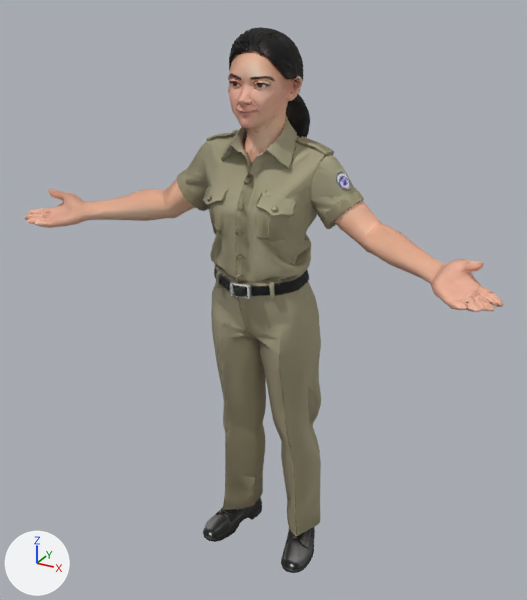
The glTF model assets/people/lite/security-lite.glb, before and after one commit.
Rendered twice from a 50 mm lens placed at (1.113, -1.975, 2.028), pointed at (0.008, 0.034, 1.023). The lights are fixed; the arrows at lower left show +X, +Y and +Z. The older version comes first. Vertices at exactly the same position are counted once.

Script lines for the objects in view, before the commit:
```python
me_model_030 = bpy.data.meshes.new('model.030')
me_model_030.from_pydata(...)  # 27287 vertices, 30000 faces; spans x -0.83..0.83, y -0.24..0.24, z 0.0..1.9
me_model_030.materials.append(mat_face)  # picture img_skin_face_diffuse
ob_facemesh = bpy.data.objects.new('FaceMesh', me_model_030)
ob_facemesh.location = (0.0, 0.0, 0.0)
```
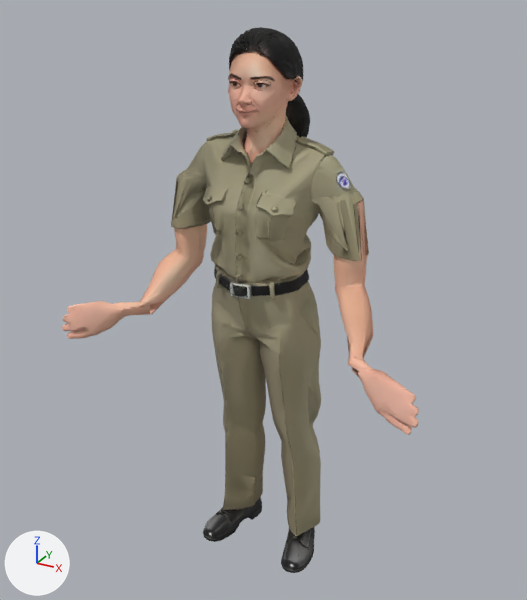
Boxes [x1, y1, x2, y2] around the edits, measured in the pictures (527 x 600 px; the box of a moved part takes in the faces that stretch with it):
'FaceMesh', reshaped (25% narrower): before [24, 27, 503, 573]; after [62, 27, 419, 573]
part 1 of me_model_030, moved or reshaped: before [24, 207, 53, 228]; after [62, 304, 104, 339]
part 2 of me_model_030, moved or reshaped: before [292, 196, 503, 343]; after [292, 196, 419, 435]
part 3 of me_model_030, moved or reshaped: before [29, 175, 229, 227]; after [68, 175, 227, 334]

What changed in the scene script:
```text
Change me_model_030:
    used by ob_facemesh; location = (0.0, 0.0, 0.0)
    remove me_model_030.from_pydata(...)  # 27287 vertices, 30000 faces; spans x -0.83..0.83, y -0.24..0.24, z 0.0..1.9
    add me_model_030.from_pydata(...)  # 27287 vertices, 30000 faces; spans x -0.66..0.66, y -0.26..0.24, z 0.0..1.9
    me_model_030 part 1: the loose piece of 620 vertices spanning x -0.83..-0.69, y -0.24..-0.09, z 1.24..1.29 is multiplied about its middle by the matrix ((0.492, 0.843, -0.22), (0.332, 0.052, 0.942), (0.805, -0.536, -0.254)), then moved by (0.17, -0.07, -0.37)
    me_model_030 part 2: 2077 of 27287 vertices moved; they spanned x 0.17..0.83, y -0.24..0.14, z 0.95..1.41 and now span x 0.14..0.66, y -0.26..0.14, z 0.85..1.4; mean shift (-0.1, -0.03, -0.26); largest move (0.75, -0.14, 1.35) -> (0.58, -0.14, 0.86)
    me_model_030 part 3: 1449 of 27287 vertices moved; they spanned x -0.79..-0.18, y -0.24..0.15, z 1.24..1.41 and now span x -0.65..-0.18, y -0.25..0.15, z 0.86..1.4; mean shift (0.07, -0.02, -0.22); largest move (-0.75, -0.14, 1.35) -> (-0.58, -0.14, 0.86)
    other edits to the shape of me_model_030 do not show in these pictures
```
